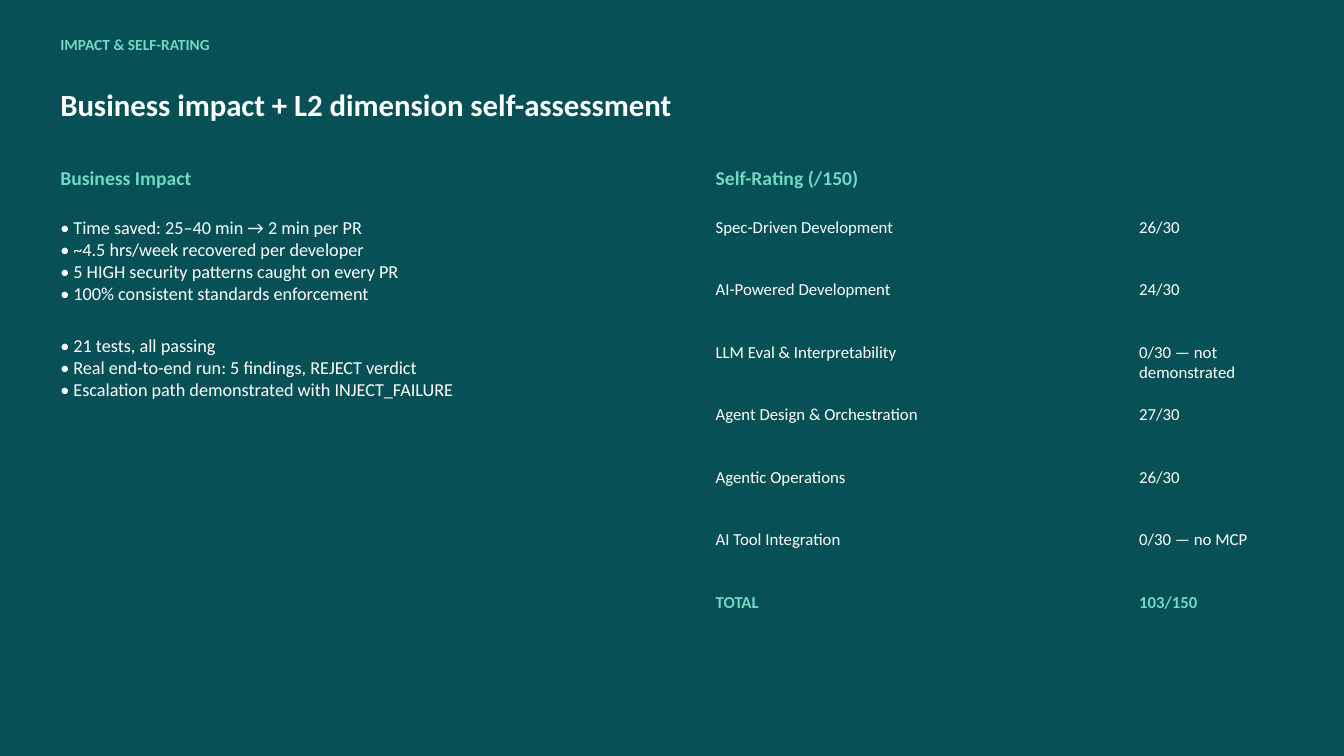
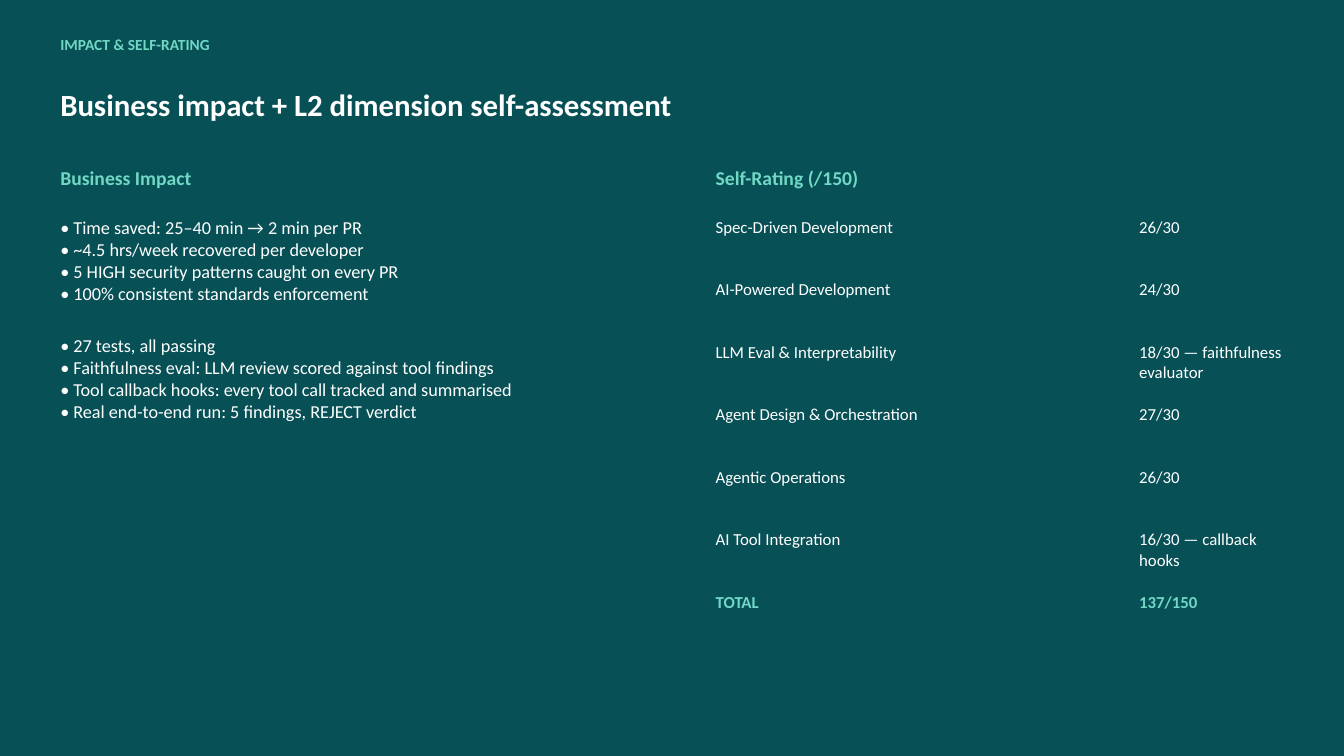
Before and after one commit to ganesh-koli-2091/l2, a slide deck: slide 8 of docs/capstone_presentation.pptx. Drawn at 1344x756 pixels with LibreOffice and Linux fonts; fonts in the diff are those of the drawing. Boxes give left, top, right and bottom in pixels: in the first picture for what was removed or moved away, otherwise in the second. Text is boxed around its words. In the diff, an @@ line names an element or a change of style, - is before the commit and + after.

```diff
--- a/docs/capstone_presentation.pptx
+++ b/docs/capstone_presentation.pptx
@@ text at [73,339,512,399]: text changed @@
-• 21 tests, all passing
+• 27 tests, all passing
+• Faithfulness eval: LLM review scored against tool findings
+• Tool callback hooks: every tool call tracked and summarised
@@ text at [1139,346,1281,378]: text changed @@
-0/30 — not demonstrated
+18/30 — faithfulness evaluator
@@ text at [73,383,453,399]: paragraph removed @@
-• Escalation path demonstrated with INJECT_FAILURE
@@ text at [1139,533,1256,566]: text changed @@
-0/30 — no MCP
+16/30 — callback hooks
@@ text at [1139,596,1197,609]: text changed @@
-103/150
+137/150
```
Also in this commit, not shown: 3 other slides changed.
